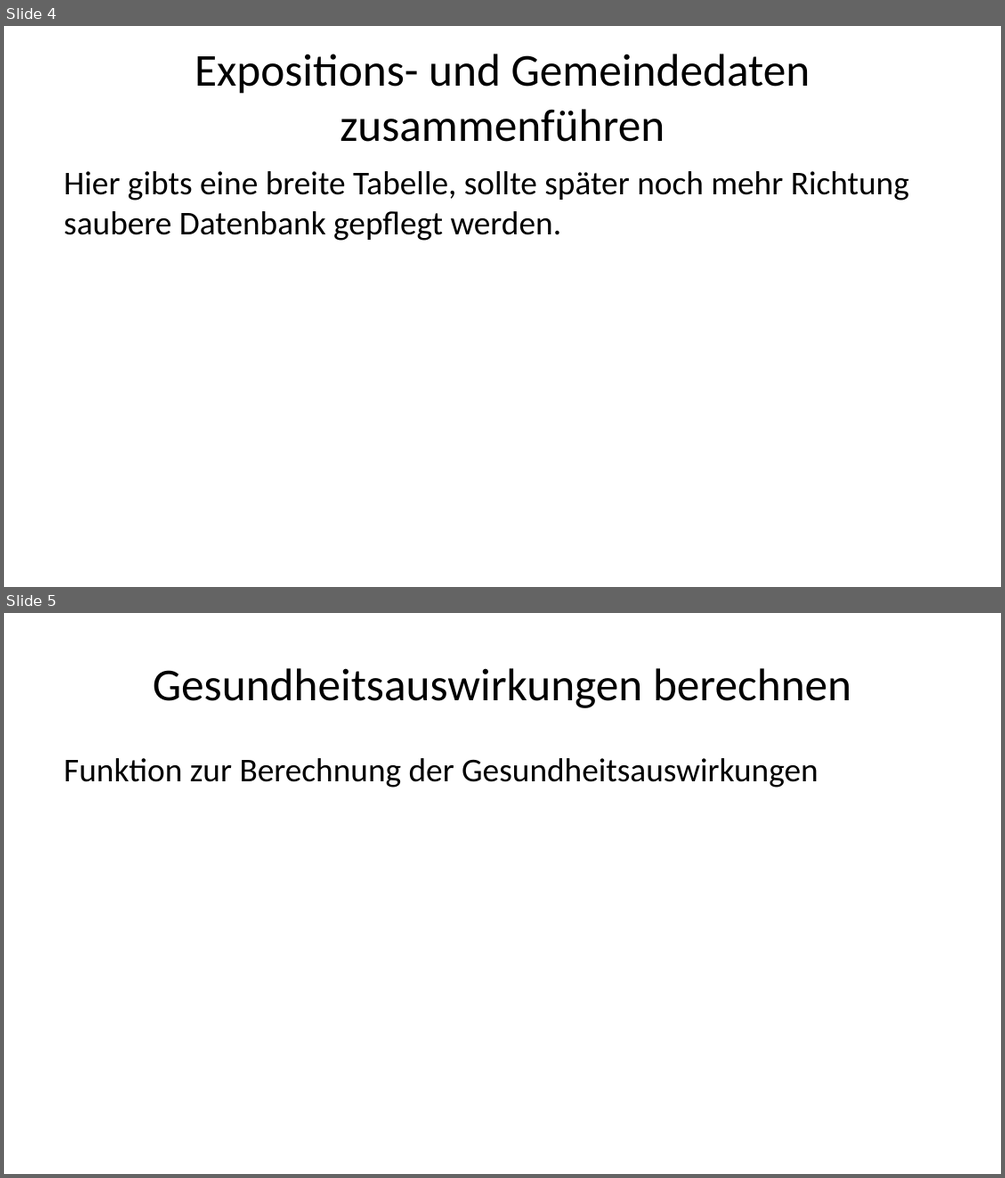
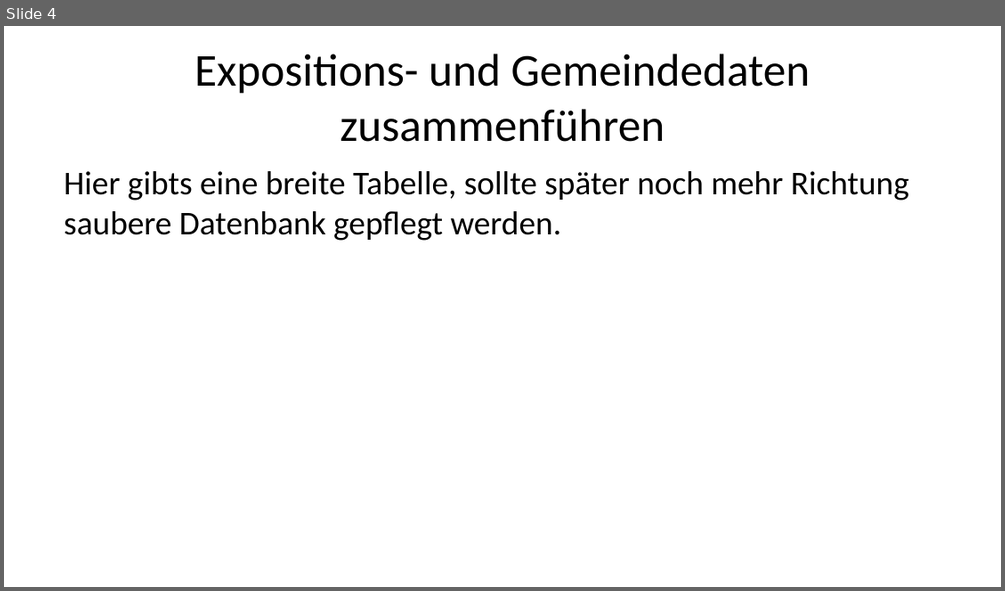
Before and after one commit to Ma-Loma/END2DALY, a slide deck: 03_burden_calculations.pptx. Shown one above the other, each under a label of ours: slides 4 and 5 before the commit, slide 4 after it. The pictures are 1005x1178 and 1005x591 pixels, drawn with LibreOffice and Linux fonts; fonts in the diff are those of the drawing. Boxes give left, top, right and bottom in pixels: in the first picture for what was removed or moved away, otherwise in the second. Text is boxed around its words. In the diff, an @@ line names an element or a change of style, - is before the commit and + after.

```diff
--- a/03_burden_calculations.pptx
+++ b/03_burden_calculations.pptx
@@ slide 5 removed at (4, 613, 1001, 1174), background #FFFFFF @@
@@ title removed at (153, 668, 851, 708) @@
-Gesundheitsauswirkungen berechnen
@@ text removed at (64, 758, 818, 787) @@
-Funktion zur Berechnung der Gesundheitsauswirkungen
```
Also in this commit, not shown: 2 other files.
